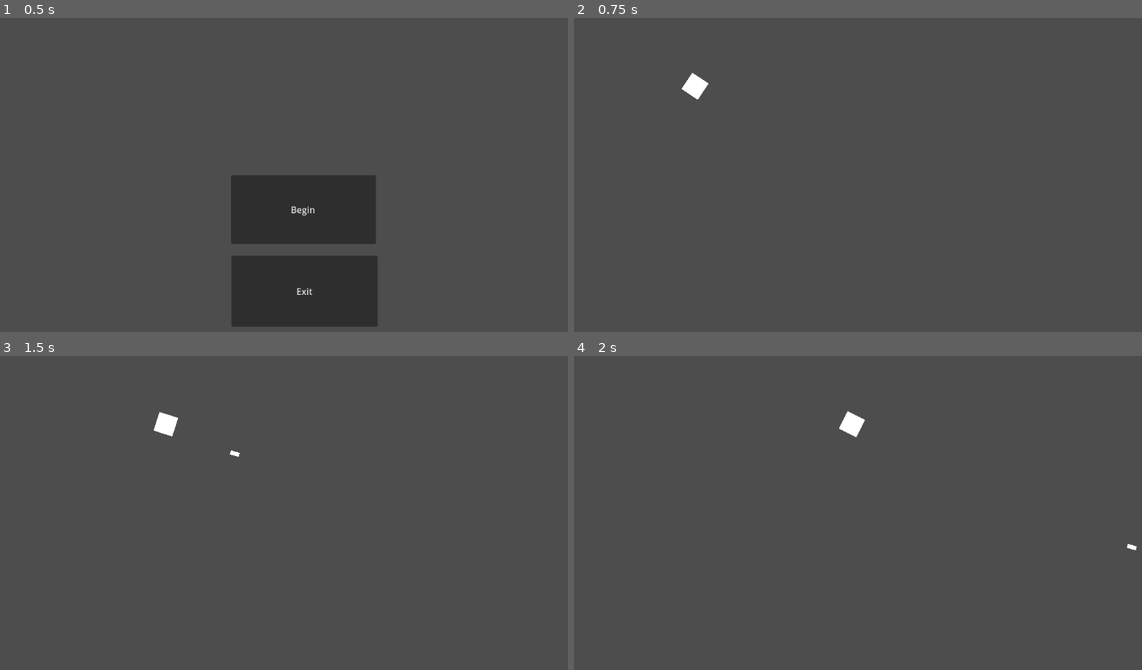
Above: before the commit, frames 1-4 (two rows, left to right).
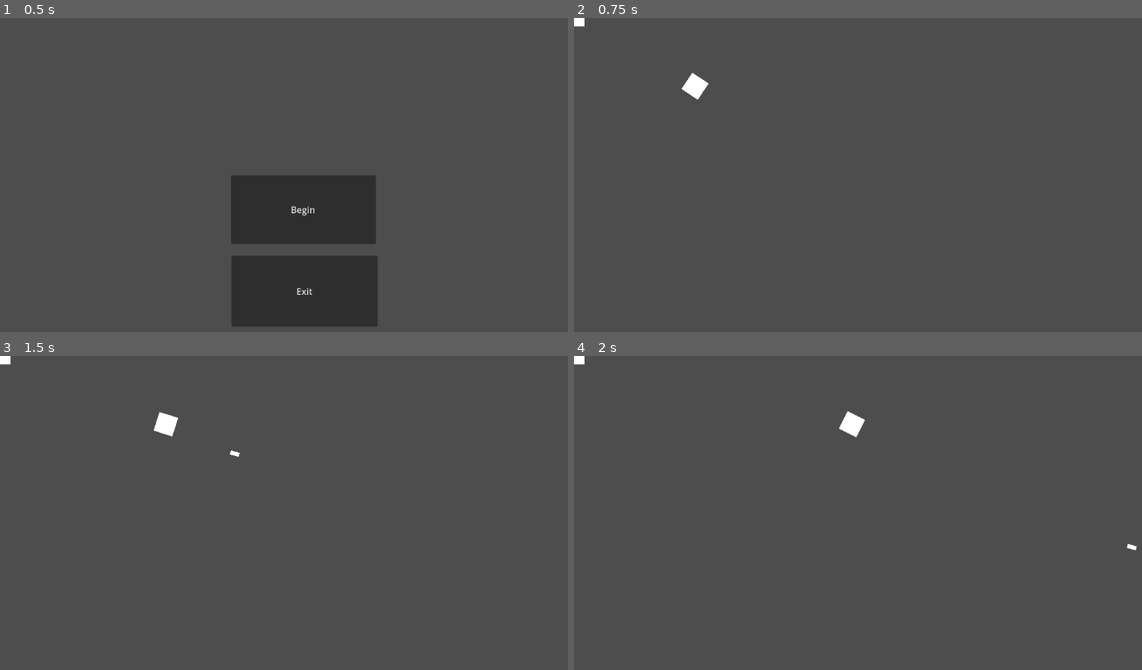
Above: after the commit, the same moments.

Repository: QuiescentTrip/Tavern-GameJam
Game: Godot game, scene res://Title.tscn
The game is run twice, just before and just after one commit, with the same random seed, the same clock (stepped at 60 frames per second) and the same inputs.
Inputs (mouse positions are in pixels of both pictures, inside the frame that each line leads up to):
- Up to frame 1 (0.5 s): no input
- Up to frame 2 (0.75 s): click "Begin" at 0.5 s
- Up to frame 3 (1.5 s): tap Enter at 1.25 s; move the mouse to (465, 519) at 1.27 s; hold D (right) from 1.28 s (still down); click (465, 519) at 1.35 s
- Up to frame 4 (2 s): keep holding D (right)

Frame 1 is identical in both runs. In frame 2, less than 0.1% of the frame differs, in the area x 0-2%, y 0-3%; in frame 3, less than 0.1%; in frame 4, less than 0.1%.

Commit message:
added enemy

Diff:
--- /dev/null
+++ b/Godot/Enemies/Basic_Enemy.gd
@@ -0,0 +1,16 @@
+extends CharacterBody2D
+
+
+const SPEED = 300.0
+
+var _velocity := Vector2.ZERO
+
+
+
+func _physics_process(delta):
+	move_and_slide()
+
+
+func _on_area_2d_body_entered(body):
+	var direction = (body.global_position - self.global_position)
+	print(direction)
--- /dev/null
+++ b/Godot/Enemies/Basic_Enemy.tscn
@@ -0,0 +1,32 @@
+[gd_scene load_steps=5 format=3 uid="uid://5hcvsmt2jkty"]
+
+[ext_resource type="Script" path="res://Enemies/Basic_Enemy.gd" id="1_qcnfd"]
+
+[sub_resource type="CanvasTexture" id="CanvasTexture_im3ep"]
+
+[sub_resource type="RectangleShape2D" id="RectangleShape2D_x8d5u"]
+size = Vector2(24, 22)
+
+[sub_resource type="CircleShape2D" id="CircleShape2D_p6oyw"]
+
+[node name="Basic_Enemy" type="CharacterBody2D"]
+position = Vector2(7, 4)
+script = ExtResource("1_qcnfd")
+
+[node name="Sprite2D" type="Sprite2D" parent="."]
+scale = Vector2(24, 22)
+texture = SubResource("CanvasTexture_im3ep")
+
+[node name="CollisionShape2D" type="CollisionShape2D" parent="."]
+shape = SubResource("RectangleShape2D_x8d5u")
+
+[node name="Marker2D" type="Marker2D" parent="."]
+position = Vector2(17, -1)
+
+[node name="Area2D" type="Area2D" parent="."]
+
+[node name="CollisionShape2D" type="CollisionShape2D" parent="Area2D"]
+scale = Vector2(19.7037, 19.7037)
+shape = SubResource("CircleShape2D_p6oyw")
+
+[connection signal="body_entered" from="Area2D" to="." method="_on_area_2d_body_entered"]
--- a/Godot/Player/Player.gd
+++ b/Godot/Player/Player.gd
@@ -5,7 +5,7 @@
 signal bullet_fired(bullet, position, direction)
 
 var friction = 0.18
-var speed := 400
+var speed = 400
 var bulletspeed = 4000
 var has_bullet = true
 
--- a/Godot/World.tscn
+++ b/Godot/World.tscn
@@ -1,8 +1,9 @@
-[gd_scene load_steps=4 format=3 uid="uid://c38ll0ycvi8wd"]
+[gd_scene load_steps=5 format=3 uid="uid://c38ll0ycvi8wd"]
 
 [ext_resource type="Script" path="res://bullet_manager.gd" id="1_glbaw"]
 [ext_resource type="Script" path="res://World.gd" id="1_kwgfm"]
 [ext_resource type="PackedScene" uid="uid://cdqg41xlkfgan" path="res://Player/Player.tscn" id="1_v1gjv"]
+[ext_resource type="PackedScene" uid="uid://5hcvsmt2jkty" path="res://Enemies/Basic_Enemy.tscn" id="4_76xhd"]
 
 [node name="World" type="Node2D"]
 script = ExtResource("1_kwgfm")
@@ -13,4 +14,6 @@
 [node name="Player" parent="." instance=ExtResource("1_v1gjv")]
 position = Vector2(216, 122)
 
+[node name="Basic_Enemy" parent="." instance=ExtResource("4_76xhd")]
+
 [connection signal="bullet_fired" from="Player" to="bullet_manager" method="_on_player_bullet_fired"]
